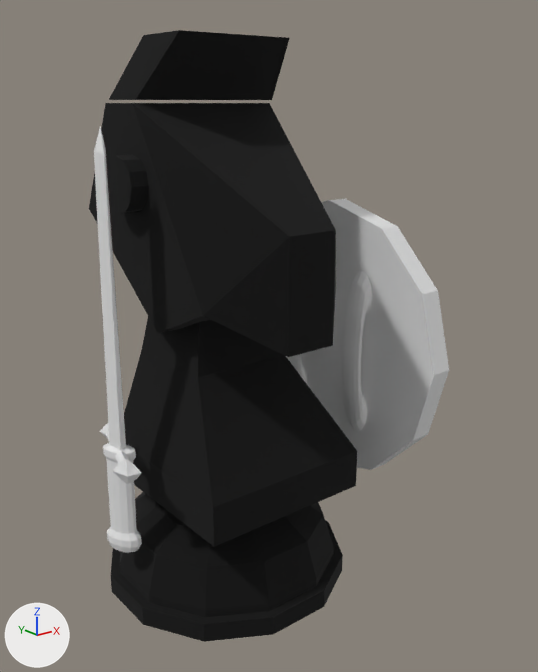
What one commit did to the glTF model models/knight_black.glb.
Camera for both pictures: a 50 mm lens placed at (-0.211, -0.3, 0.249), pointed at (0.02, -0.011, 0.133). Lighting does not change. The marker at lower left points along +X, +Y and +Z. Where no turn or scale is listed for an object, it has been applied to the vertices. Vertices at the same position are counted once.

The scene before the commit, as lines of its bpy script (objects in view):
```python
ob_mesh1818331932 = bpy.data.objects.new('mesh1818331932', me_mesh1818331932)
ob_mesh1818331932.location = (-0.0668, 0.0, 0.1377)
ob_model = bpy.data.objects.new('model', me_model)
ob_model.location = (0.0829, 0.0009, 0.1182)
ob_node_meshobject_1328424064_polypaper23 = bpy.data.objects.new('node_MeshObject-1328424064-PolyPaper23', me_mesh_m0_polypaper23__329076_001)
ob_node_meshobject_1328424064_polypaper23.location = (0.4332, 0.1346, -0.3199)
```
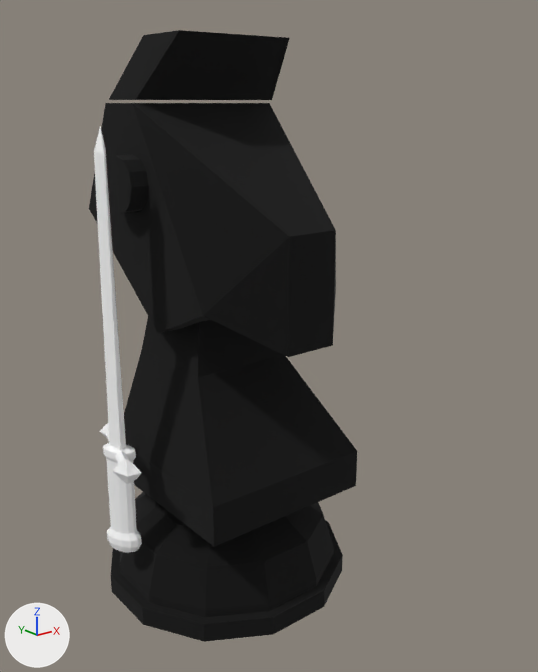
Location of each change, (x1, y1, x2, y2) in pixels of the pictures (538 x 672 px):
'model', deleted
    before: (286, 199, 449, 470)
'mesh1818331932', recoloured, shading changed (grey to white)
    both: (94, 126, 142, 553)

The change, as a list of edits to the scene's bpy script:
```text
Change mat_material:
    where n2 = _N.new('ShaderNodeMix'); n2.name = 'Mix'
    n2.inputs[7].default_value: (0.121, 0.0, 0.64, 1.0) -> (0.0968, 0.0, 0.512, 1.0)  # 'B', purple #6200d1 -> 'B', purple #5800be
Add mat_defaultmaterial:
    mat_defaultmaterial = bpy.data.materials.new('DefaultMaterial')
    mat_defaultmaterial.use_nodes = True; mat_defaultmaterial.node_tree.nodes.clear()
    _N = mat_defaultmaterial.node_tree.nodes; _L = mat_defaultmaterial.node_tree.links
    n0 = _N.new('ShaderNodeOutputMaterial'); n0.name = 'Material Output'
    n1 = _N.new('ShaderNodeBsdfPrincipled'); n1.name = 'Principled BSDF'
    n2 = _N.new('ShaderNodeVertexColor'); n2.name = 'Color Attribute'
    _L.new(n1.outputs[0], n0.inputs[0])  # 'BSDF' to 'Surface'
    _L.new(n2.outputs[0], n1.inputs[0])  # 'Color' to 'Base Color'
Change me_mesh1818331932:
    where me_mesh1818331932.from_pydata(...)  # 153 vertices, 304 faces; spans x -0.01..0.013, y -0.029..0.022, z -0.101..0.102
    used by ob_mesh1818331932; location = (-0.0668, 0.0, 0.1377)
    me_mesh1818331932 part 1: its shading normals changed
    me_mesh1818331932 part 2: vertex colours changed
    add me_mesh1818331932.materials.append(mat_defaultmaterial)
Remove ob_model:
    ob_model = bpy.data.objects.new('model', me_model)
    ob_model.location = (0.0829, 0.0009, 0.1182)
```
